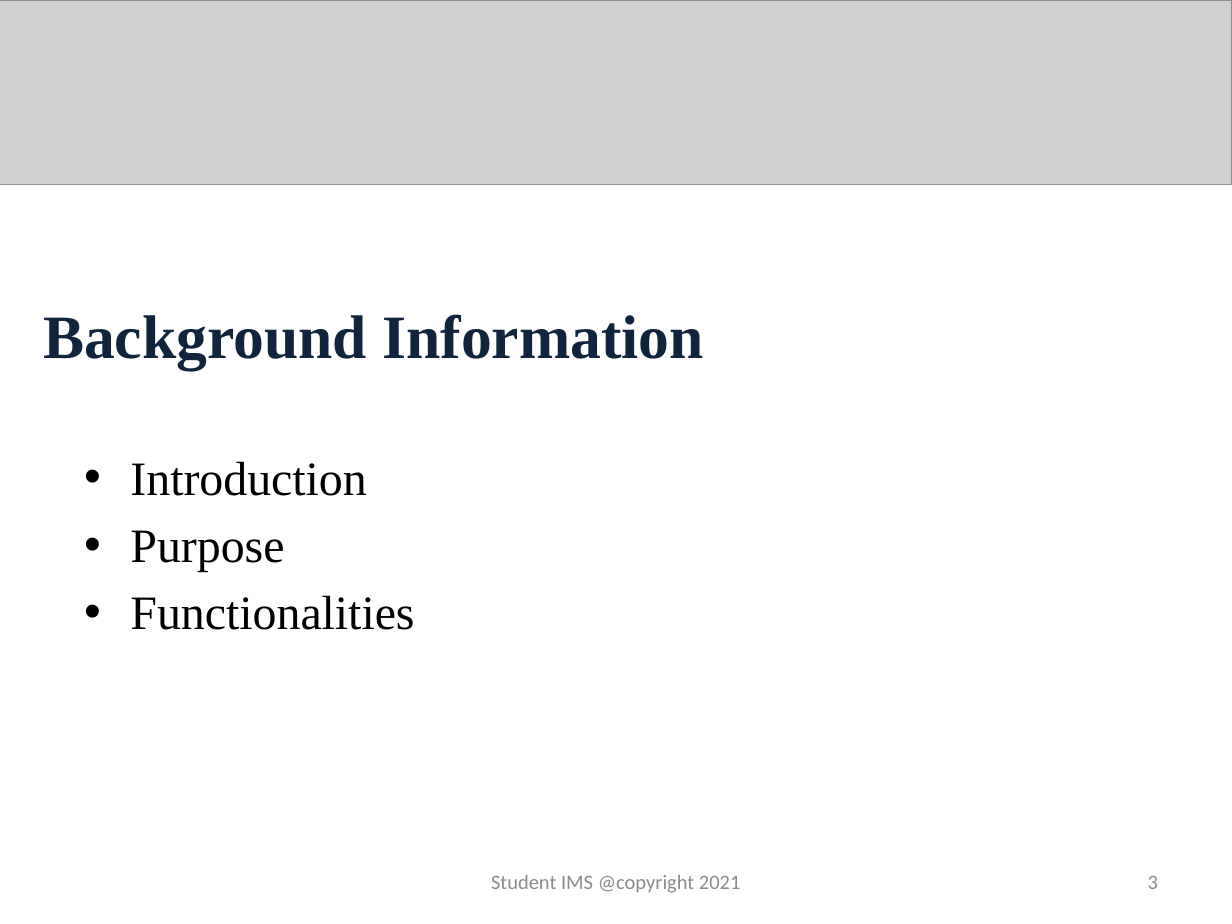
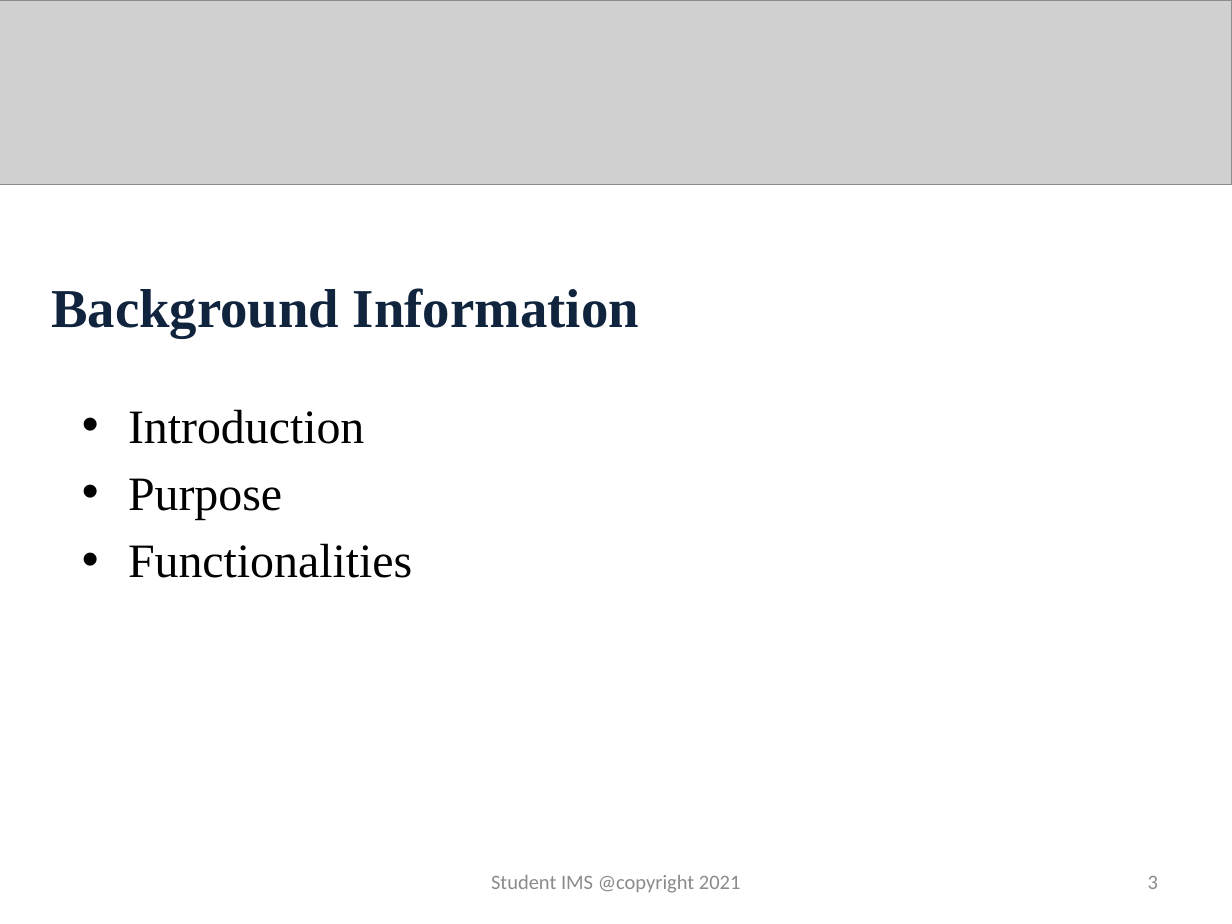
Before and after one commit to github-rinzin/documentation, a slide deck: slide 3 of fifth_review.pptx. Drawn at 1232x924 pixels with LibreOffice and Linux fonts; fonts in the diff are those of the drawing; grey boxes stand for pictures. Boxes give left, top, right and bottom in pixels: in the first picture for what was removed or moved away, otherwise in the second. Text is boxed around its words. In the diff, an @@ line names an element or a change of style, - is before the commit and + after.

```diff
--- a/fifth_review.pptx
+++ b/fifth_review.pptx
@@ title "Background Information" moved from (x1=43, y1=314, x2=704, y2=369) to (x1=51, y1=288, x2=639, y2=337) @@
@@ title "Background Information" at (x1=51, y1=288, x2=639, y2=337): size 36 to 32 pt @@
@@ text "Introduction" moved from (x1=130, y1=461, x2=414, y2=630) to (x1=128, y1=409, x2=412, y2=578) @@
```
Also in this commit, not shown: 6 other slides changed.
